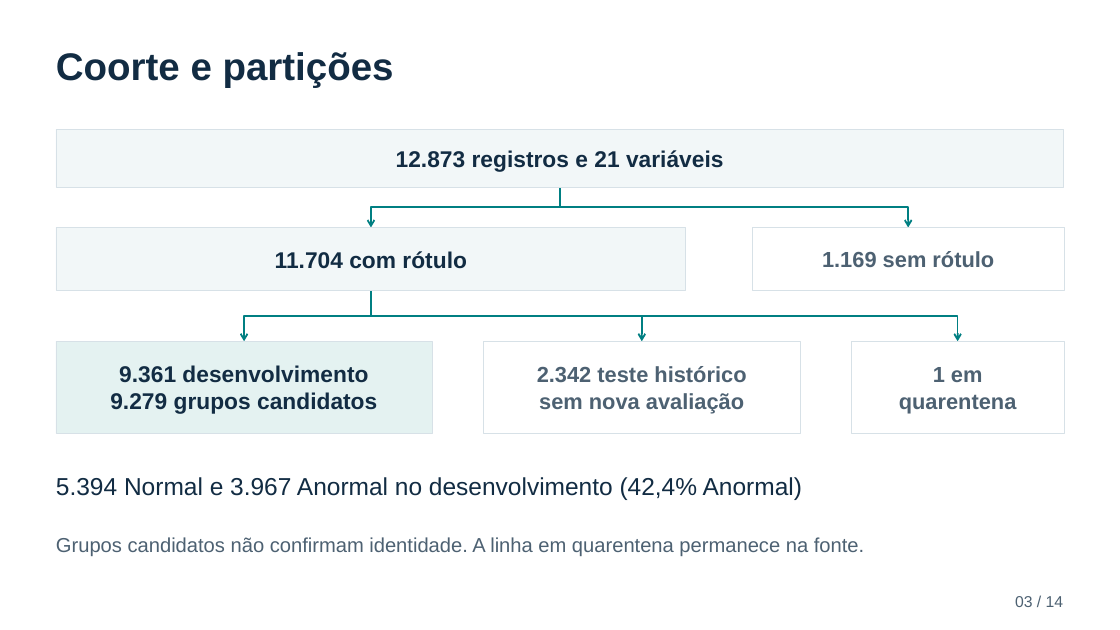
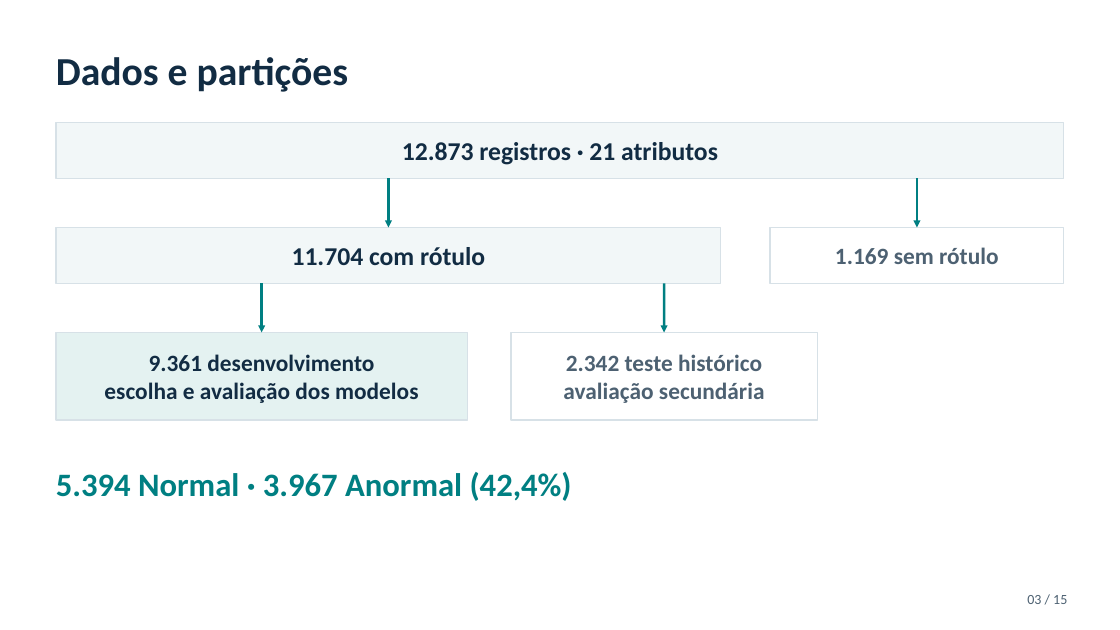
Before and after one commit to pedroafm06/Data-Mining, a slide deck: slide 3 of presentation/a2_2026_11_07/output/Apresentacao_A2_UCMF.pptx. Drawn at 1120x630 pixels with LibreOffice and Linux fonts; fonts in the diff are those of the drawing. Boxes give left, top, right and bottom in pixels: in the first picture for what was removed or moved away, otherwise in the second. Text is boxed around its words. In the diff, an @@ line names an element or a change of style, - is before the commit and + after.

```diff
--- a/presentation/a2_2026_11_07/output/Apresentacao_A2_UCMF.pptx
+++ b/presentation/a2_2026_11_07/output/Apresentacao_A2_UCMF.pptx
@@ text at box(56, 57, 348, 92): text changed; size 33 to 34 pt; font Arial to Calibri @@
-Coorte e partições
+Dados e partições
@@ text "Dados e partições" at box(56, 57, 348, 92): vertical alignment top to middle @@
@@ rectangle "12.873 registros · 21 atributos": place and size @@
-rectangle "12.873 registros · 21 atributos" at box(56, 129, 1065, 187)
+rectangle "12.873 registros · 21 atributos" at box(56, 123, 1065, 179)
@@ text in rectangle at box(402, 142, 718, 165): text changed; size 19.5 to 22 pt; font Arial to Calibri @@
-12.873 registros e 21 variáveis
+12.873 registros · 21 atributos
@@ arrow added from (388, 178) to (389, 228), #007F82 2 pt @@
@@ arrow added from (918, 178) to (918, 228), #007F82 2 pt @@
@@ elbow arrow removed from (560, 187) to (371, 228) @@
@@ elbow arrow removed from (560, 187) to (908, 228) @@
@@ rectangle "11.704 com rótulo": place and size @@
-rectangle "11.704 com rótulo" at box(56, 228, 686, 291)
+rectangle "11.704 com rótulo" at box(56, 228, 722, 284)
@@ rectangle "11.704 com rótulo" at box(56, 228, 722, 284): size 19.5 to 22 pt, font Arial to Calibri; outline #D7E1E7 0.75 pt to #D7E1E7 1 pt @@
@@ rectangle "1.169 sem rótulo": place and size @@
-rectangle "1.169 sem rótulo" at box(753, 228, 1065, 291)
+rectangle "1.169 sem rótulo" at box(770, 228, 1065, 284)
@@ rectangle "1.169 sem rótulo" at box(770, 228, 1065, 284): size 18.8 to 20 pt, font Arial to Calibri; outline #D7E1E7 0.75 pt to #D7E1E7 1 pt @@
@@ elbow arrow removed from (371, 291) to (245, 341) @@
@@ arrow added from (261, 284) to (261, 333), #007F82 2 pt @@
@@ elbow arrow removed from (371, 291) to (958, 341) @@
@@ elbow arrow removed from (371, 291) to (642, 341) @@
@@ arrow added from (665, 284) to (665, 333), #007F82 2 pt @@
@@ outline #D7E1E7 0.75 pt to #D7E1E7 1 pt in 3 elements at box(56, 123, 1065, 179), box(511, 333, 818, 420), box(56, 333, 468, 420) @@
@@ rectangle "9.361 desenvolvimento": place and size @@
-rectangle "9.361 desenvolvimento" at box(56, 341, 433, 433)
+rectangle "9.361 desenvolvimento" at box(56, 333, 468, 420)
@@ text in rectangle at box(149, 354, 374, 371): size 19.5 to 20 pt, font Arial to Calibri in "9.361 desenvolvimento" @@
@@ rectangle "2.342 teste histórico": place and size @@
-rectangle "2.342 teste histórico" at box(483, 341, 801, 433)
+rectangle "2.342 teste histórico" at box(511, 333, 818, 420)
@@ text in rectangle at box(566, 354, 762, 371): size 18.8 to 20 pt, font Arial to Calibri in "2.342 teste histórico" @@
@@ rectangle removed at box(852, 341, 1065, 433) @@
-1 em
-quarentena
@@ text in rectangle at box(104, 382, 418, 403): text changed; size 19.5 to 20 pt; font Arial to Calibri @@
-9.279 grupos candidatos
+escolha e avaliação dos modelos
@@ text in rectangle at box(563, 382, 765, 403): text changed; size 18.8 to 20 pt; font Arial to Calibri @@
-sem nova avaliação
+avaliação secundária
@@ text at box(56, 472, 572, 501): text changed; size 21 to 28 pt; font Arial to Calibri; text colour #122C43 to #007F82; bold on @@
-5.394 Normal e 3.967 Anormal no desenvolvimento (42,4% Anormal)
+5.394 Normal · 3.967 Anormal (42,4%)
@@ text removed at box(56, 537, 864, 556) @@
-Grupos candidatos não confirmam identidade. A linha em quarentena permanece na fonte.
@@ text "03 / 15" at box(1027, 595, 1067, 604): vertical alignment top to middle @@
@@ text at box(1027, 595, 1067, 604): text changed; size 13.5 to 12 pt; font Arial to Calibri @@
-03 / 14
+03 / 15
```
Also in this commit, not shown: 4 other slides changed, 13 slides added, 16 slides removed, 8 other files.
